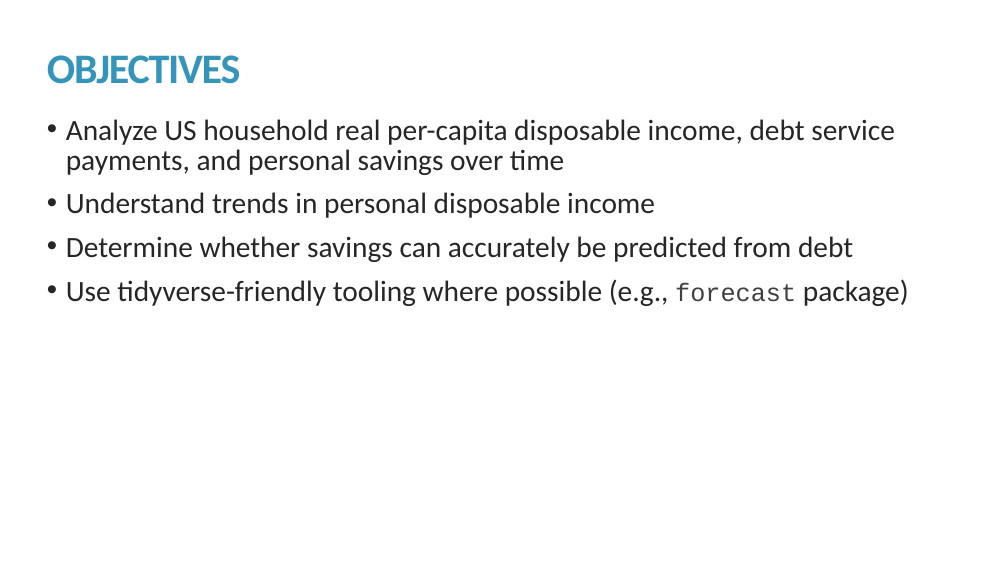
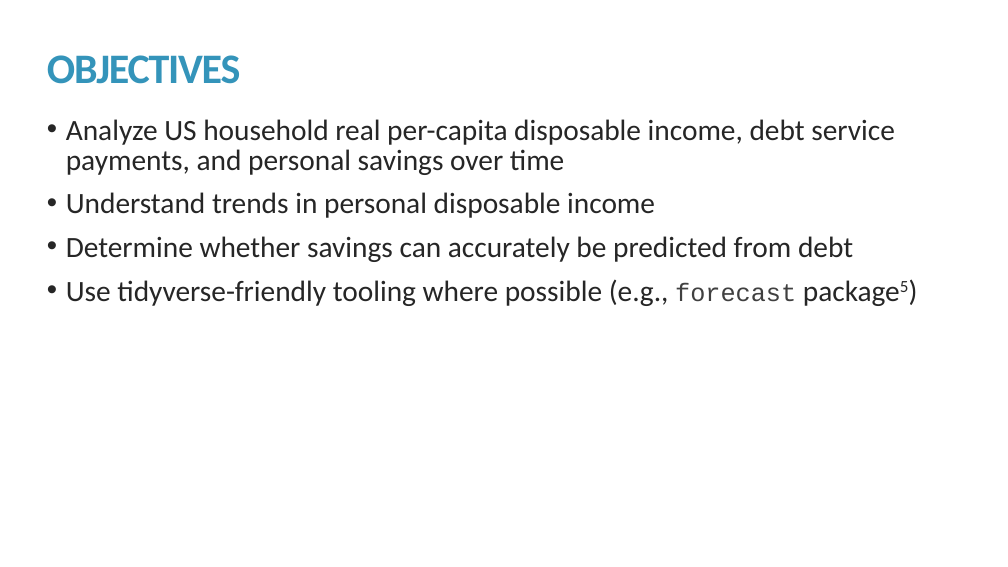
Before and after one commit to kmprioliPROF/MAT_8444_Final_Project, a slide deck: slide 3 of Prioli_Final_Proj.pptx. Drawn at 1008x567 pixels with LibreOffice and Linux fonts; fonts in the diff are those of the drawing. Boxes give left, top, right and bottom in pixels: in the first picture for what was removed or moved away, otherwise in the second. Text is boxed around its words. In the diff, an @@ line names an element or a change of style, - is before the commit and + after.

```diff
--- a/Prioli_Final_Proj.pptx
+++ b/Prioli_Final_Proj.pptx
@@ text at (x1=66, y1=279, x2=796, y2=306): text changed @@
-• Use tidyverse-friendly tooling where possible (e.g., forecast package)
+• Use tidyverse-friendly tooling where possible (e.g., forecast package5)
```
Also in this commit, not shown: 9 other slides changed, 4 slides added, 3 slides removed, 3 other files.
